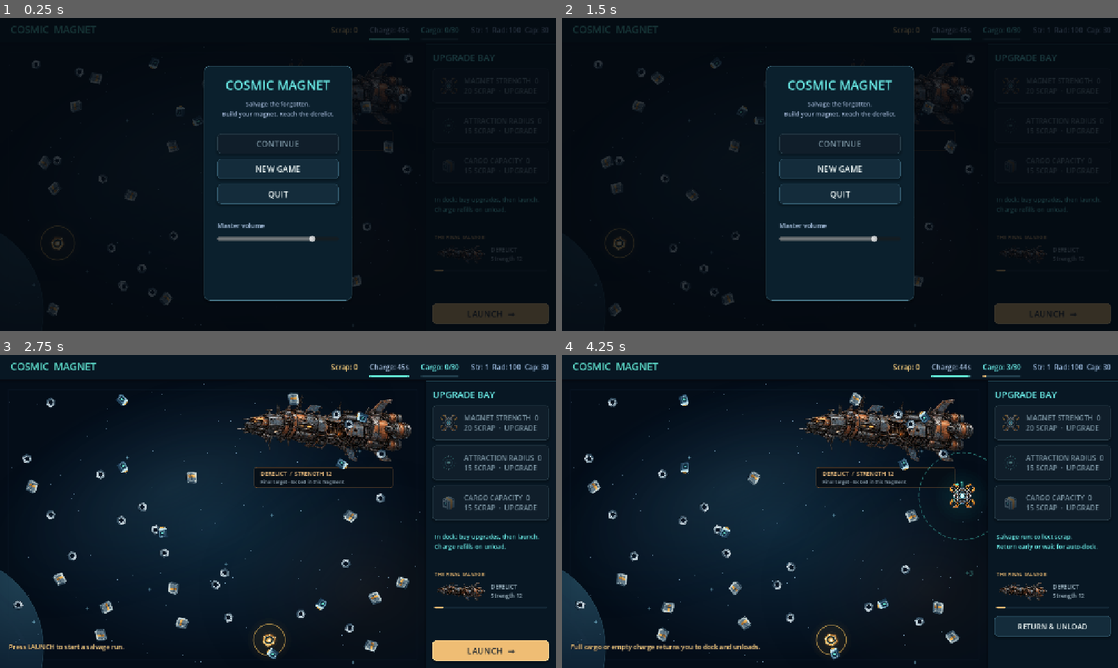
Above: before the commit, frames 1-4 (two rows, left to right).
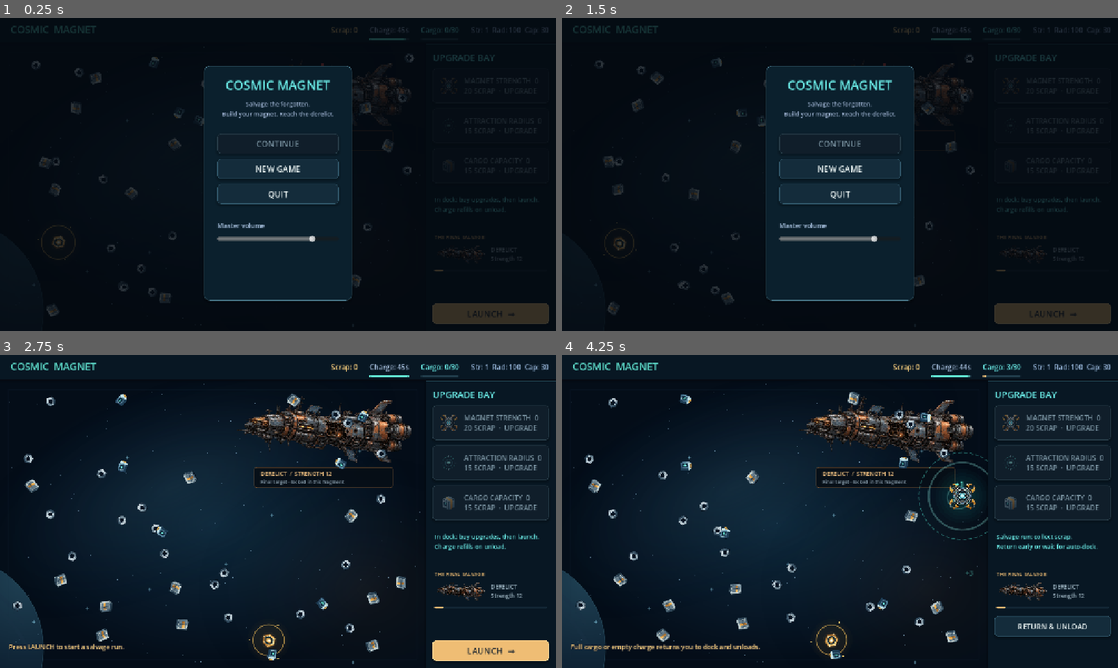
Above: after the commit, the same moments.

Repository: EldarNomin/steam-dev
Game: Godot game, scene res://scenes/main.tscn
Two runs of this game, one before a commit and one after it. Both use one fixed random seed, a clock stepped at 60 frames per second and the inputs below.
Inputs (mouse positions are in pixels of both pictures, inside the frame that each line leads up to):
- Up to frame 1 (0.25 s): no input
- Up to frame 2 (1.5 s): click "LAUNCH →" at 0.5 s; click "LAUNCH →" at 1.25 s
- Up to frame 3 (2.75 s): click "NEW GAME" at 2 s
- Up to frame 4 (4.25 s): click "LAUNCH →" at 2.75 s; tap Enter at 3.5 s; move the mouse to (962, 495) at 3.52 s

The runs differ from the first frame. In frame 1, 0.5% of the frame differs, in the area x 6-75%, y 6-96%; in frame 2, 0.5%; in frame 3, 3.5%; in frame 4, 3.8%, in the area x 2-77%, y 9-99%.

Commit message:
feat(cosmic-magnet): animation polish — magnet trail/flash, item bob, ship drift, twinkling stars
Presentation-only juice on top of the visual refresh; no rules,
node paths or click positions changed:

- Magnet: velocity trail of fading circles, rotating instrument marks
  on the attraction radius, collection flash (expanding ring + hull
  highlight + slight scale pop) triggered from presentation.collected.
- Items: gentle bobbing per-item phase, faster spin and a subtle scale
  swell while being pulled; the relic gains three orbiting sparks.
- Derelict: slow drift bob and blinking navigation lights plus a
  beacon over the painted art.
- Stars twinkle with per-star phase; HUD bars ease toward their values
  instead of snapping; charge meter pulses warm when under 10s in
  flight; collection spawns an expanding ring at the pickup point.

Suites on this head: 37 + 61 + 60 PASS, smoke clean.

Diff:
--- a/games/cosmic-magnet/scripts/game.gd
+++ b/games/cosmic-magnet/scripts/game.gd
@@ -93,9 +93,11 @@
 
 func _draw() -> void:
 	draw_texture_rect(SPACE_ART, CMConfig.FIELD_RECT, false)
+	var now := Time.get_ticks_msec() / 1000.0
 	for i in _stars.size():
 		var star := _stars[i]
-		var brightness := 0.15 + float(i % 9) * 0.055
+		var twinkle := 0.75 + 0.25 * sin(now * (0.9 + float(i % 5) * 0.35) + float(i) * 1.3)
+		var brightness := (0.15 + float(i % 9) * 0.055) * twinkle
 		var radius := 0.65 if i % 7 != 0 else 1.25
 		draw_circle(star, radius, Color(0.65, 0.83, 0.95, brightness))
 		if i % 37 == 0:
--- a/games/cosmic-magnet/scripts/magnet.gd
+++ b/games/cosmic-magnet/scripts/magnet.gd
@@ -10,6 +10,10 @@
 
 var game: MainGame
 var _target := Vector2.ZERO
+## Затухающая вспышка сбора (0..1): кольцо-волна и подсветка корпуса.
+var _flash := 0.0
+## Короткий хвост из последних позиций — движение читается плавнее.
+var _trail: Array[Vector2] = []
 
 
 func _ready() -> void:
@@ -19,11 +23,22 @@
 	_target = position
 
 
+## Визуальный хук: presentation вызывает при успешном сборе.
+func flash() -> void:
+	_flash = 1.0
+	queue_redraw()
+
+
 func _physics_process(delta: float) -> void:
 	if game == null or game.state != MainGame.GameState.SALVAGE:
 		return
 	_target = clamp_to_field(get_global_mouse_position())
 	position = position.move_toward(_target, CMConfig.f("magnet.follow_speed") * delta)
+	_trail.push_front(position)
+	if _trail.size() > 9:
+		_trail.resize(9)
+	if _flash > 0.0:
+		_flash = maxf(_flash - delta * 2.2, 0.0)
 	queue_redraw()
 
 
@@ -47,13 +62,29 @@
 const MAGNET_ART := preload("res://assets/art/magnet.webp")
 
 func _draw() -> void:
-	var pulse := 0.5 + 0.5 * sin(Time.get_ticks_msec() / 500.0)
+	var t := Time.get_ticks_msec() / 1000.0
+	var pulse := 0.5 + 0.5 * sin(t * 2.0)
+	# Хвост: тающие круги по последним позициям (под корпусом).
+	for i in _trail.size():
+		var fade := (1.0 - float(i) / float(_trail.size())) * 0.10
+		draw_circle(_trail[i], 10.0 + i * 1.2, Color(0.45, 1.0, 0.94, fade))
 	for i in range(5, 0, -1):
-		draw_circle(Vector2.ZERO, 22.0 + i * 8.0, Color(0.15, 0.95, 0.85, 0.014))
+		draw_circle(Vector2.ZERO, 22.0 + i * 8.0, Color(0.15, 0.95, 0.85, 0.014 + _flash * 0.02))
 	# Exact gameplay radius, broken into restrained instrument marks.
+	# Метки медленно вращаются — радиус читается как «прибор», а не статика.
+	var spin := t * 0.35
 	for i in 48:
-		var begin := float(i) / 48.0 * TAU
+		var begin := float(i) / 48.0 * TAU + spin
 		draw_arc(Vector2.ZERO, attraction_radius, begin, begin + TAU / 96.0, 4, Color(0.32, 0.93, 0.85, 0.38), 1.0, true)
 	draw_arc(Vector2.ZERO, attraction_radius - 4.0, -0.4 + pulse * 0.1, 0.4 + pulse * 0.1, 24, Color(0.55, 1.0, 0.94, 0.5), 1.3, true)
+	# Вспышка сбора: расширяющееся кольцо от корпуса.
+	if _flash > 0.0:
+		var ring_radius := attraction_radius * (1.0 - _flash) + 26.0
+		draw_arc(Vector2.ZERO, ring_radius, 0.0, TAU, 64, Color(0.6, 1.0, 0.95, _flash * 0.55), 2.0 + _flash * 2.0, true)
+	var art_scale := 1.0 + 0.10 * _flash
+	draw_set_transform(Vector2.ZERO, 0.0, Vector2(art_scale, art_scale))
 	draw_texture_rect(MAGNET_ART, Rect2(-32, -32, 64, 64), false)
-	draw_circle(Vector2.ZERO, 4.0, Color(0.75, 1.0, 0.98, 0.15 + pulse * 0.12))
+	if _flash > 0.0:
+		draw_texture_rect(MAGNET_ART, Rect2(-32, -32, 64, 64), false, Color(0.7, 1.0, 0.96, _flash * 0.5))
+	draw_set_transform(Vector2.ZERO, 0.0, Vector2.ONE)
+	draw_circle(Vector2.ZERO, 4.0, Color(0.75, 1.0, 0.98, 0.15 + pulse * 0.12 + _flash * 0.3))
--- a/games/cosmic-magnet/scripts/presentation.gd
+++ b/games/cosmic-magnet/scripts/presentation.gd
@@ -7,6 +7,7 @@
 var game: MainGame
 var sparks: Array[Dictionary] = []
 var popups: Array[Dictionary] = []
+var rings: Array[Dictionary] = []
 var _rng := RandomNumberGenerator.new()
 var charge_bar: ProgressBar
 var cargo_bar: ProgressBar
@@ -152,9 +153,20 @@
 func _process(delta: float) -> void:
 	if not _configured or not is_instance_valid(game):
 		return
-	charge_bar.value = 100.0 * game.charge / game.max_charge()
-	cargo_bar.value = 100.0 * game.cargo_mass / game.capacity()
-	goal_bar.value = 100.0 * game.magnet.strength / CMConfig.ship_strength()
+	# Бары догоняют значения плавно, а не прыгают.
+	var lerp_speed := minf(1.0, delta * 9.0)
+	charge_bar.value = lerpf(charge_bar.value, 100.0 * game.charge / game.max_charge(), lerp_speed)
+	cargo_bar.value = lerpf(cargo_bar.value, 100.0 * game.cargo_mass / game.capacity(), lerp_speed)
+	goal_bar.value = lerpf(goal_bar.value, 100.0 * game.magnet.strength / CMConfig.ship_strength(), lerp_speed)
+	# Низкий заряд в вылете — шкала и цифры пульсируют тёплым.
+	var low_charge := game.state == MainGame.GameState.SALVAGE and game.charge < 10.0 and not game.is_paused and not game.menu_visible
+	if low_charge:
+		var wave := 0.55 + 0.45 * sin(Time.get_ticks_msec() / 150.0)
+		game.charge_label.modulate = Color(1.0, wave, wave * 0.8)
+		charge_bar.modulate = Color(1.0, wave, wave * 0.8)
+	else:
+		game.charge_label.modulate = Color.WHITE
+		charge_bar.modulate = Color.WHITE
 	# Follow actual label layout rather than assuming a text width.
 	charge_bar.position.x = game.charge_label.global_position.x
 	charge_bar.size.x = game.charge_label.size.x
@@ -169,12 +181,19 @@
 	for popup in popups:
 		popup["life"] -= delta
 		popup["pos"].y -= delta * 22
+	for ring in rings:
+		ring["life"] -= delta
 	sparks = sparks.filter(func(s: Dictionary) -> bool: return s["life"] > 0)
 	popups = popups.filter(func(s: Dictionary) -> bool: return s["life"] > 0)
+	rings = rings.filter(func(s: Dictionary) -> bool: return s["life"] > 0)
 	queue_redraw()
 
 func collected(pos: Vector2, value: int, unique: bool) -> void:
 	var tint := GOLD if unique else CYAN
+	if game.magnet != null:
+		game.magnet.flash()
+	if rings.size() < 16:
+		rings.append({"pos": pos, "life": 0.38})
 	for i in 7:
 		if sparks.size() >= 120:
 			break
@@ -185,6 +204,10 @@
 	queue_redraw()
 
 func _draw() -> void:
+	for ring in rings:
+		var k: float = 1.0 - float(ring["life"]) / 0.38
+		var tint_r := Color(0.6, 1.0, 0.95, (1.0 - k) * 0.7)
+		draw_arc(ring["pos"], 6.0 + k * 30.0, 0.0, TAU, 40, tint_r, 1.6, true)
 	for spark in sparks:
 		var tint: Color = spark["color"]
 		tint.a = clampf(spark["life"] / 0.55, 0, 1)
--- a/games/cosmic-magnet/scripts/salvage_item.gd
+++ b/games/cosmic-magnet/scripts/salvage_item.gd
@@ -19,6 +19,9 @@
 var is_unique := false
 
 var _hint := ""
+## Чисто визуальные поля: фаза бобинга и сила притяжения (0..1) для анимации.
+var _phase := 0.0
+var _pull := 0.0
 
 func setup(type_def: Dictionary) -> void:
 	item_id = StringName(type_def.get("id", &"nut"))
@@ -28,6 +31,7 @@
 	visual_radius = float(type_def.get("radius", 7.0))
 	color = type_def.get("color", Color.WHITE)
 	rotation = randf() * TAU
+	_phase = randf() * TAU
 
 
 func _physics_process(delta: float) -> void:
@@ -38,6 +42,7 @@
 	if collected or game == null:
 		return
 	rotation += 0.4 * delta
+	_pull = maxf(_pull - delta * 2.0, 0.0)
 	# Поле заморожено вне вылета (DOCK/меню): ничто не ползёт к скрытому магниту.
 	if game.state != MainGame.GameState.SALVAGE:
 		queue_redraw()
@@ -80,6 +85,9 @@
 		CMConfig.f("magnet.item_speed_min"),
 	)
 	speed = clampf(speed, CMConfig.f("magnet.item_speed_min"), CMConfig.f("magnet.item_speed_max"))
+	# Визуальный отклик: предмет «оживает» на притяжении — крутится быстрее.
+	_pull = clampf(_pull + delta * 3.0, 0.0, 1.0)
+	rotation += delta * 1.8 * _pull
 	# Кламп остатком дистанции: предмет не пролетает сквозь магнит ни при каком delta.
 	var move := minf(speed * delta, dist - CMConfig.f("magnet.capture_radius") * 0.5)
 	move = maxf(move, 0.0)
@@ -111,14 +119,23 @@
 }
 
 func _draw() -> void:
-	var size := visual_radius * 3.8
+	var t := Time.get_ticks_msec() / 1000.0
+	var size := visual_radius * 3.8 * (1.0 + 0.10 * _pull)
 	var texture: Texture2D = ART.get(item_id, ART[&"nut"])
+	# Мягкий бобинг поверх геймплейной позиции (только отрисовка).
+	draw_set_transform(Vector2(0.0, sin(t * 1.7 + _phase) * 2.5), rotation, Vector2.ONE)
 	if is_unique:
-		var pulse := 1.0 + 0.12 * sin(Time.get_ticks_msec() / 450.0)
+		var pulse := 1.0 + 0.12 * sin(t * 2.2)
 		for i in range(4, 0, -1):
 			draw_circle(Vector2.ZERO, size * (0.65 + i * 0.13) * pulse, Color(1.0, 0.7, 0.25, 0.018))
 		draw_arc(Vector2.ZERO, size * 0.85 * pulse, 0.0, TAU, 48, Color(1.0, 0.78, 0.36, 0.55), 1.0, true)
+		# Три искры на орбите — находку видно даже краем глаза.
+		for i in 3:
+			var angle := t * 1.9 + float(i) * TAU / 3.0 + _phase
+			var orbit := size * (1.05 + 0.08 * sin(t * 2.6 + float(i)))
+			draw_circle(Vector2.from_angle(angle) * orbit, 1.8, Color(1.0, 0.85, 0.45, 0.85))
 	draw_texture_rect(texture, Rect2(Vector2.ONE * -size * 0.5, Vector2.ONE * size), false)
+	draw_set_transform(Vector2.ZERO, 0.0, Vector2.ONE)
 	if _hint != "":
 		# Cancel object rotation so the requirement is always readable.
 		draw_set_transform(Vector2.ZERO, -rotation)
--- a/games/cosmic-magnet/scripts/ship_wreck.gd
+++ b/games/cosmic-magnet/scripts/ship_wreck.gd
@@ -25,8 +25,20 @@
 const SHIP_ART := preload("res://assets/art/derelict.webp")
 
 func _draw() -> void:
+	var t := Time.get_ticks_msec() / 1000.0
 	# Separate transparent sprite, not a background containing fake UI.
+	# Медленное покачивание — корабль дрейфует, а не прибит к фону.
+	draw_set_transform(Vector2(0.0, sin(t * 0.5) * 3.0), 0.0, Vector2.ONE)
 	draw_texture_rect(SHIP_ART, Rect2(-205, -82, 410, 164), false, Color.WHITE)
+	# Мигающие навигационные огни по корпусу и маячок на надстройке.
+	for i in 5:
+		var phase := float(i) * 1.7
+		var on := sin(t * 1.1 + phase) > 0.1
+		draw_circle(Vector2(-150 + i * 62.0, -4.0 + (2.0 if i % 2 == 0 else 0.0)),
+			2.2, Color(1.0, 0.72, 0.3, 0.55 if on else 0.12))
+	if sin(t * 2.4) > 0.0:
+		draw_circle(Vector2(-2.0, -66.0), 2.6, Color(1.0, 0.35, 0.3, 0.8))
+	draw_set_transform(Vector2.ZERO, 0.0, Vector2.ONE)
 	var panel := StyleBoxFlat.new()
 	panel.bg_color = Color(0.025, 0.055, 0.085, 0.9)
 	panel.border_color = Color(0.6, 0.4, 0.22, 0.75)
